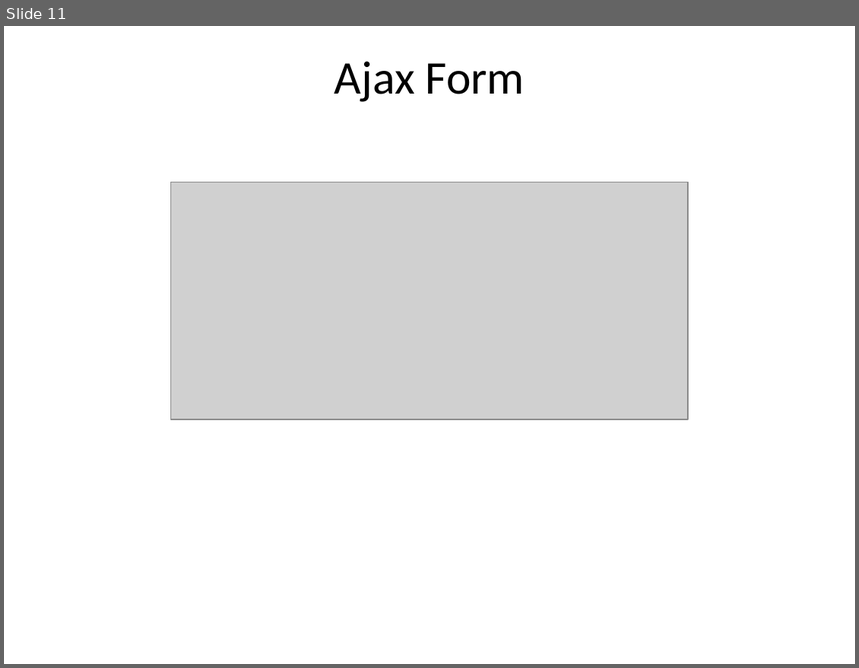
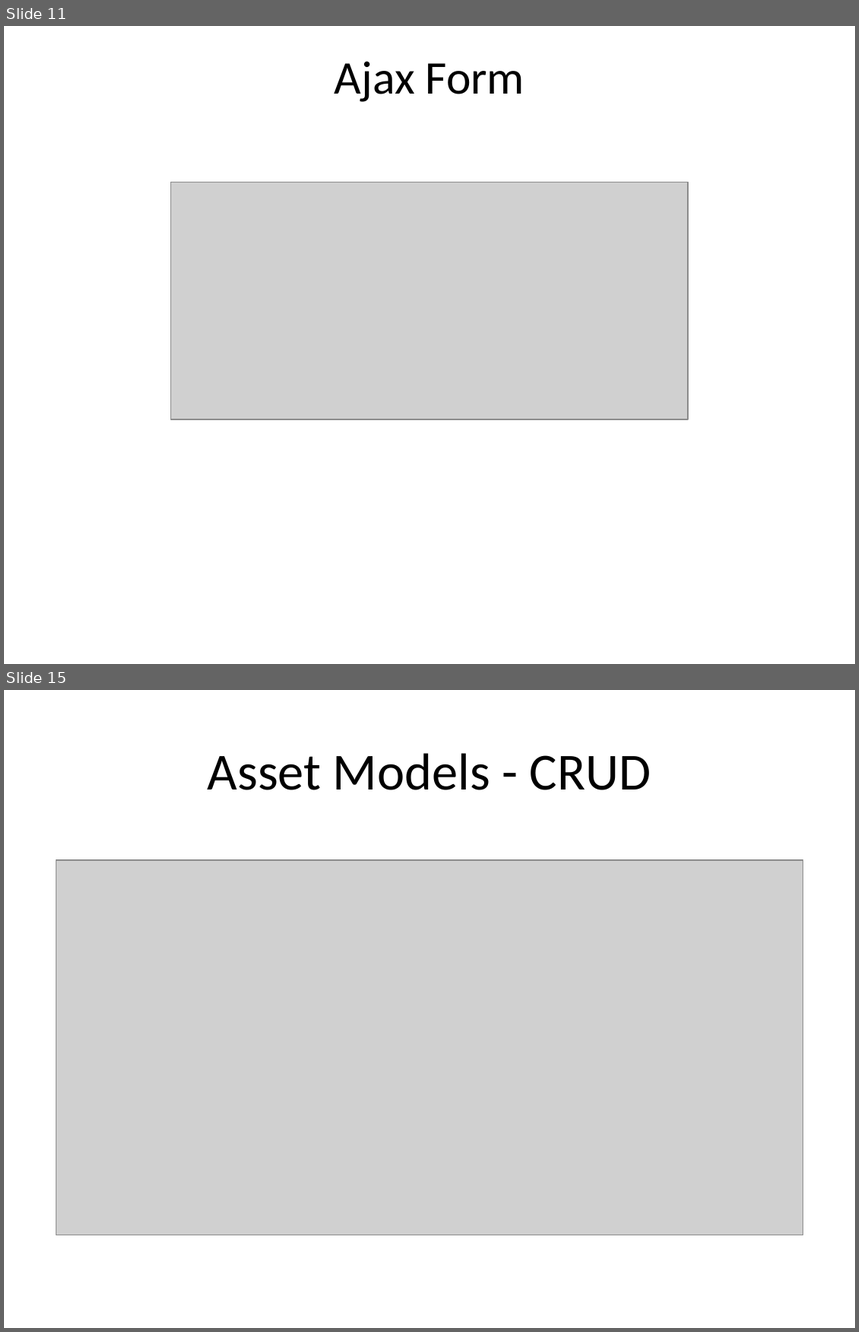
Before and after one commit to mikey32230/InventoryManagement, a slide deck: 3610 Presentation.pptx. Shown one above the other, each under a label of ours: slide 11 before the commit, slides 11 and 15 after it; the slides between them are not shown. The pictures are 859x668 and 859x1332 pixels, drawn with LibreOffice and Linux fonts; fonts in the diff are those of the drawing; grey boxes stand for pictures. Boxes give left, top, right and bottom in pixels: in the first picture for what was removed or moved away, otherwise in the second. Text is boxed around its words. In the diff, an @@ line names an element or a change of style, - is before the commit and + after.

Commit message:
Added CRUD slides to powerpoint

```diff
--- a/3610 Presentation.pptx
+++ b/3610 Presentation.pptx
@@ slide 15 added at (x1=4, y1=690, x2=855, y2=1328), background #FFFFFF @@
@@ title added at (x1=208, y1=753, x2=652, y2=790), 44 pt, text #000000 @@
+Asset Models - CRUD
@@ picture added at (x1=56, y1=860, x2=804, y2=1236) @@
```
Also in this commit, not shown: 11 other slides changed, 5 other slides added.
